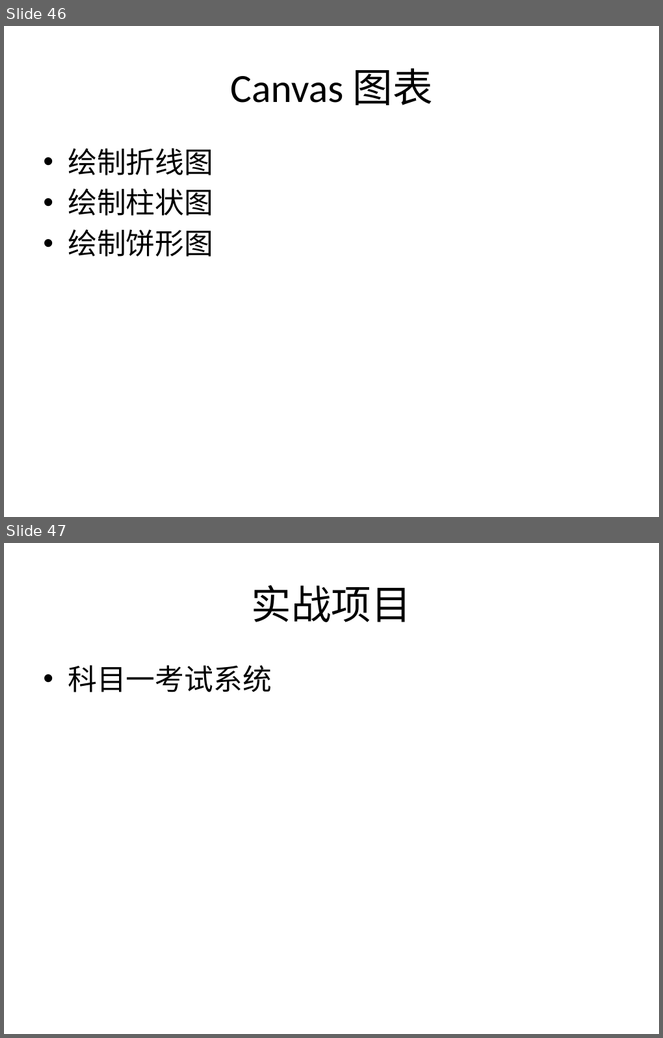
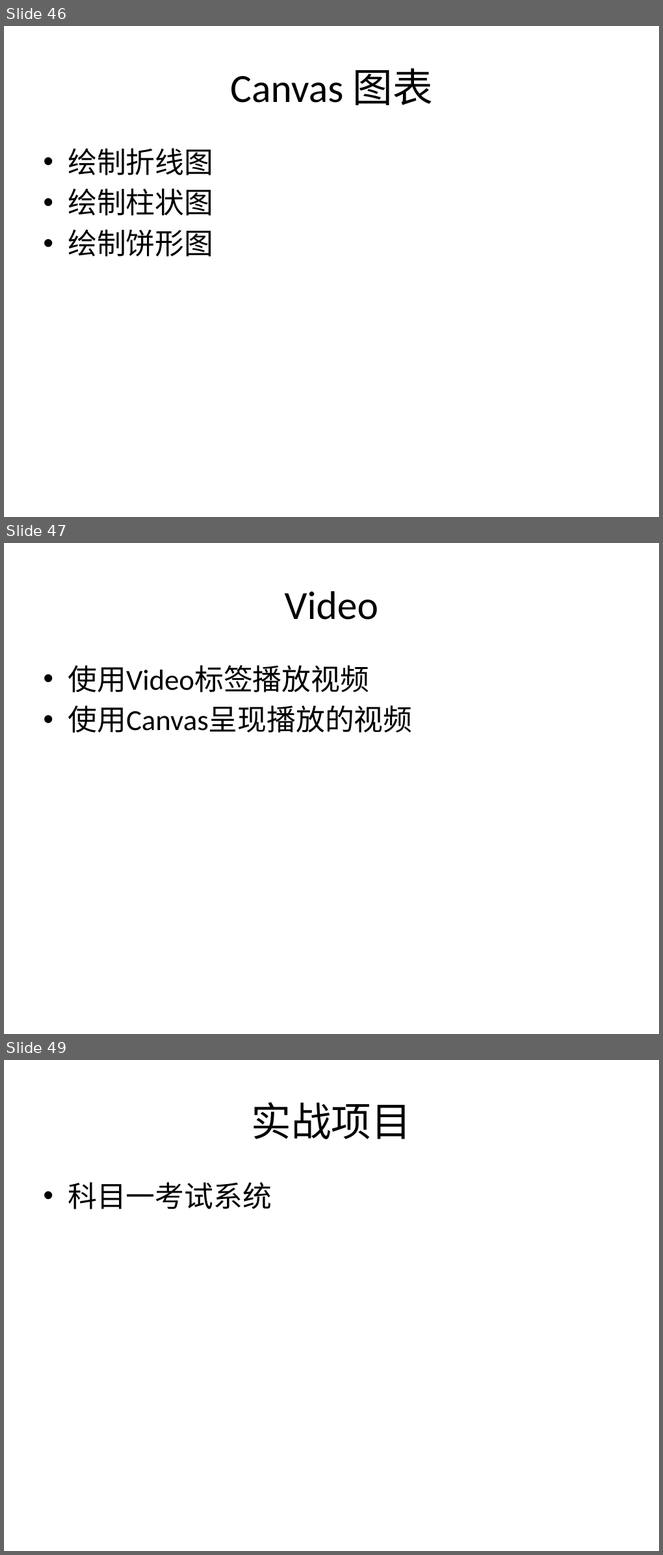
Before and after one commit to plter/HTML5Course20160612, a slide deck: Web前端教学记录.pptx. Shown one above the other, each under a label of ours: slides 46 and 47 before the commit, slides 46, 47 and 49 after it; the slides between them are not shown. The pictures are 663x1038 and 663x1555 pixels, drawn with LibreOffice and Linux fonts; fonts in the diff are those of the drawing. Boxes give left, top, right and bottom in pixels: in the first picture for what was removed or moved away, otherwise in the second. Text is boxed around its words. In the diff, an @@ line names an element or a change of style, - is before the commit and + after.

Commit message:
视频API讲解

```diff
--- a/Web前端教学记录.pptx
+++ b/Web前端教学记录.pptx
@@ slide 47 added at (4,543,659,1034), background #FFFFFF @@
@@ title added at (285,591,378,620), 44 pt, text #000000 @@
+Video
@@ text added at (68,665,412,733), 32 pt, text #000000 @@
+• 使用Video标签播放视频
+• 使用Canvas呈现播放的视频
@@ what was slide 47 is now slide 49 @@
```
Also in this commit, not shown: 1 other slide added, 7 other files.
